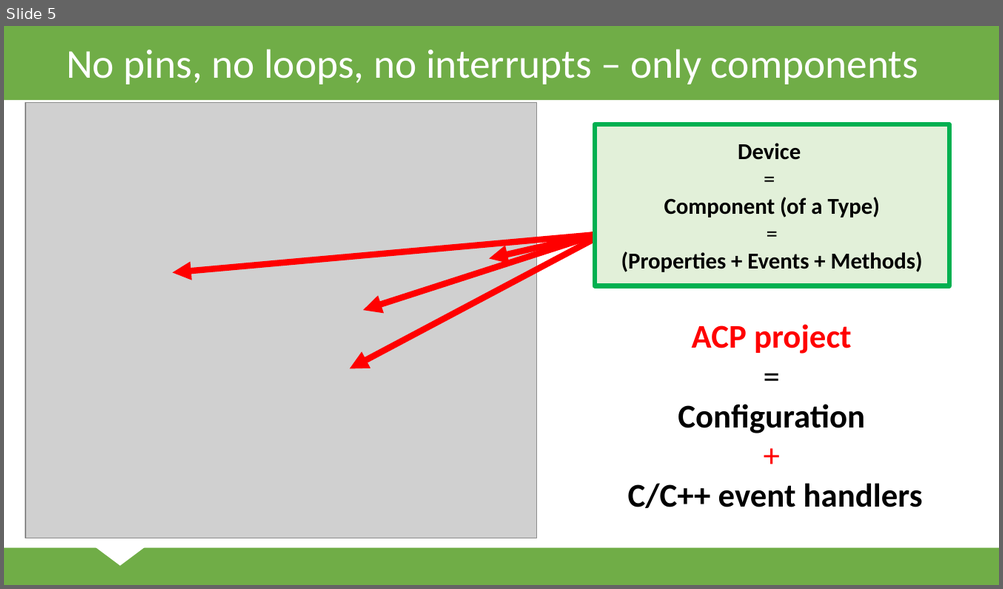
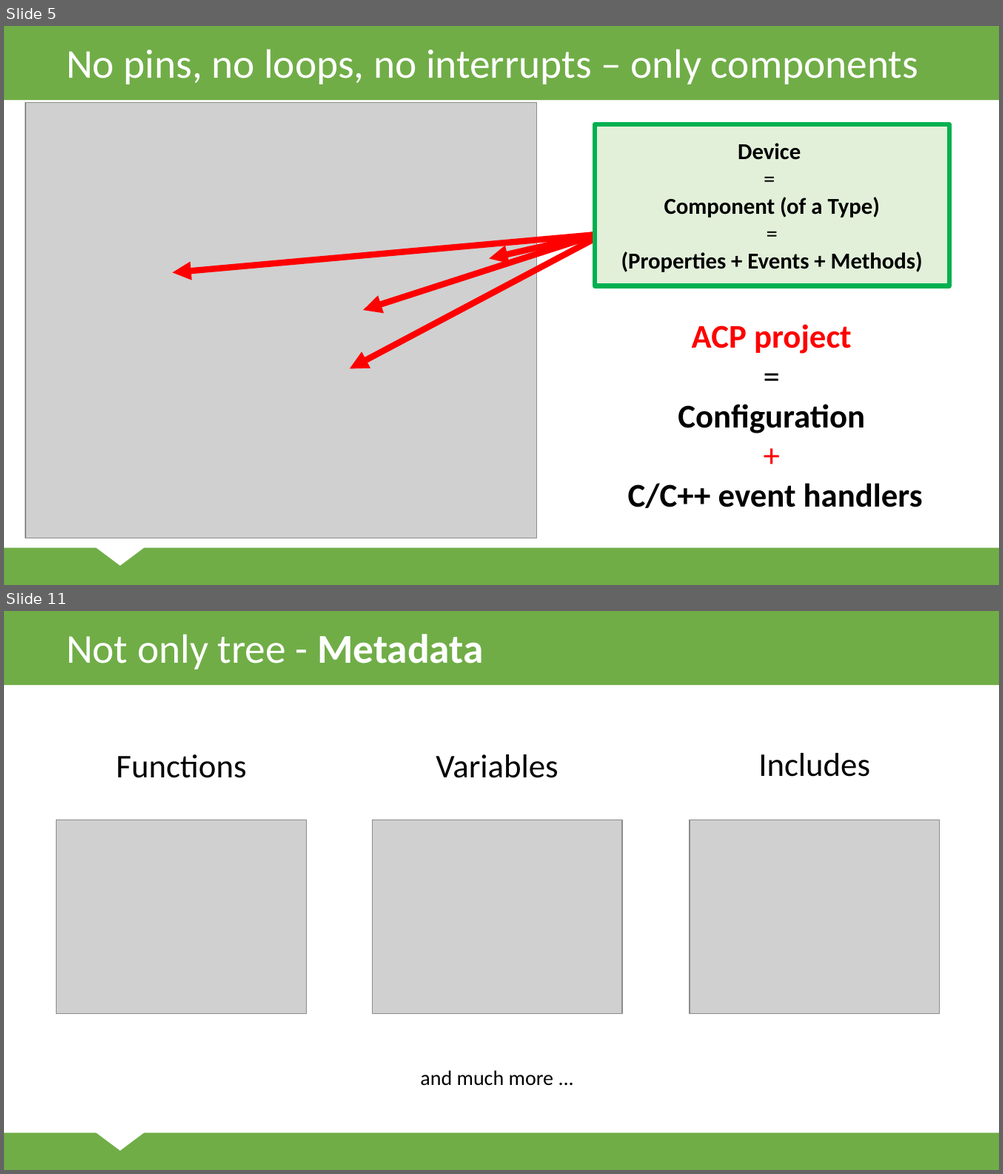
Before and after one commit to ppatrik/DiplomovaPraca, a slide deck: svk/Prezentacia.pptx. Shown one above the other, each under a label of ours: slide 5 before the commit, slides 5 and 11 after it; the slides between them are not shown. The pictures are 1003x589 and 1003x1174 pixels, drawn with LibreOffice and Linux fonts; fonts in the diff are those of the drawing; grey boxes stand for pictures. Boxes give left, top, right and bottom in pixels: in the first picture for what was removed or moved away, otherwise in the second. Text is boxed around its words. In the diff, an @@ line names an element or a change of style, - is before the commit and + after.

```diff
--- a/svk/Prezentacia.pptx
+++ b/svk/Prezentacia.pptx
@@ slide 11 added at (x1=4, y1=611, x2=999, y2=1170), background #FFFFFF; not listed: 3 template elements that a slide beside it also shows @@
@@ title added at (x1=66, y1=634, x2=484, y2=669), 39.6 pt, text #FFFFFF @@
+Not only tree - Metadata
@@ text added at (x1=116, y1=755, x2=246, y2=778), 32 pt, text #000000 @@
+Functions
@@ text added at (x1=435, y1=755, x2=558, y2=778), 32 pt, text #000000 @@
+Variables
@@ text added at (x1=758, y1=753, x2=870, y2=777), 32 pt, text #000000 @@
+Includes
@@ picture added at (x1=57, y1=820, x2=306, y2=1014) @@
@@ picture added at (x1=372, y1=820, x2=622, y2=1014) @@
@@ picture added at (x1=690, y1=820, x2=939, y2=1014) @@
@@ text added at (x1=420, y1=1071, x2=554, y2=1086), 20 pt, text #000000 @@
+and much more ...
```
Also in this commit, not shown: 5 slides changed, 8 other slides added, 5 other files.
